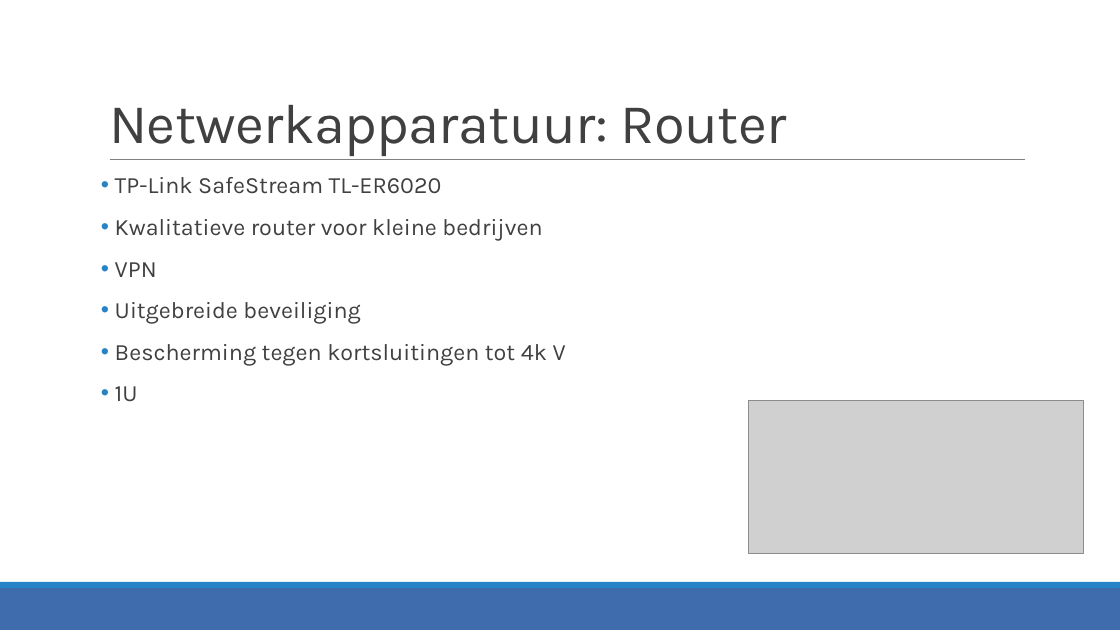
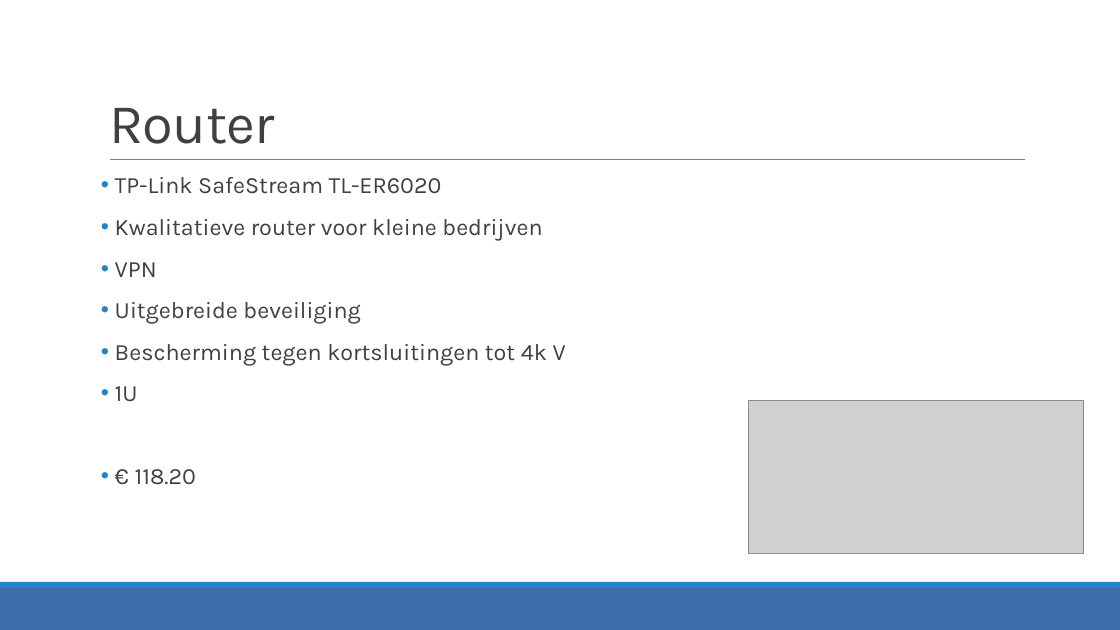
Before and after one commit to JensVL/projecten2, a slide deck: slide 7 of opdracht03/G24/Voorstelling G24.pptx (slide 4 before the commit). Drawn at 1120x630 pixels with LibreOffice and Linux fonts; fonts in the diff are those of the drawing; grey boxes stand for pictures. Boxes give left, top, right and bottom in pixels: in the first picture for what was removed or moved away, otherwise in the second. Text is boxed around its words. In the diff, an @@ line names an element or a change of style, - is before the commit and + after.

```diff
--- a/opdracht03/G24/Voorstelling G24.pptx
+++ b/opdracht03/G24/Voorstelling G24.pptx
@@ title at <box>109,108,275,144</box>: text changed @@
-Netwerkapparatuur: Router
+Router
@@ text at <box>135,469,196,485</box>: paragraph added @@
+• € 118.20
```
Also in this commit, not shown: 5 other slides changed, 7 slides added, 2 other files.
